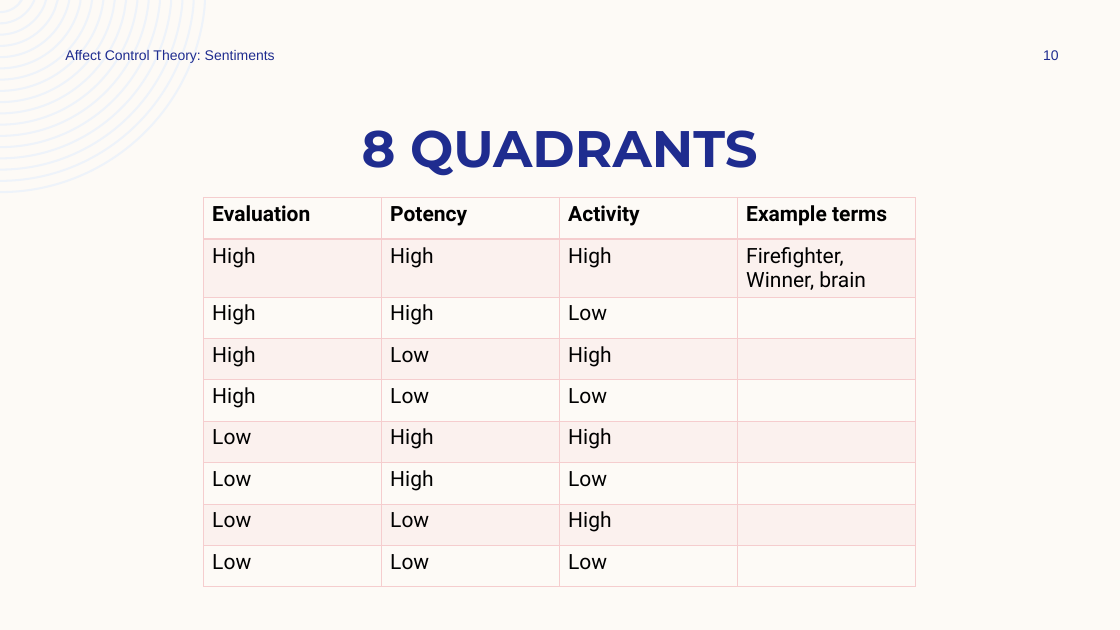
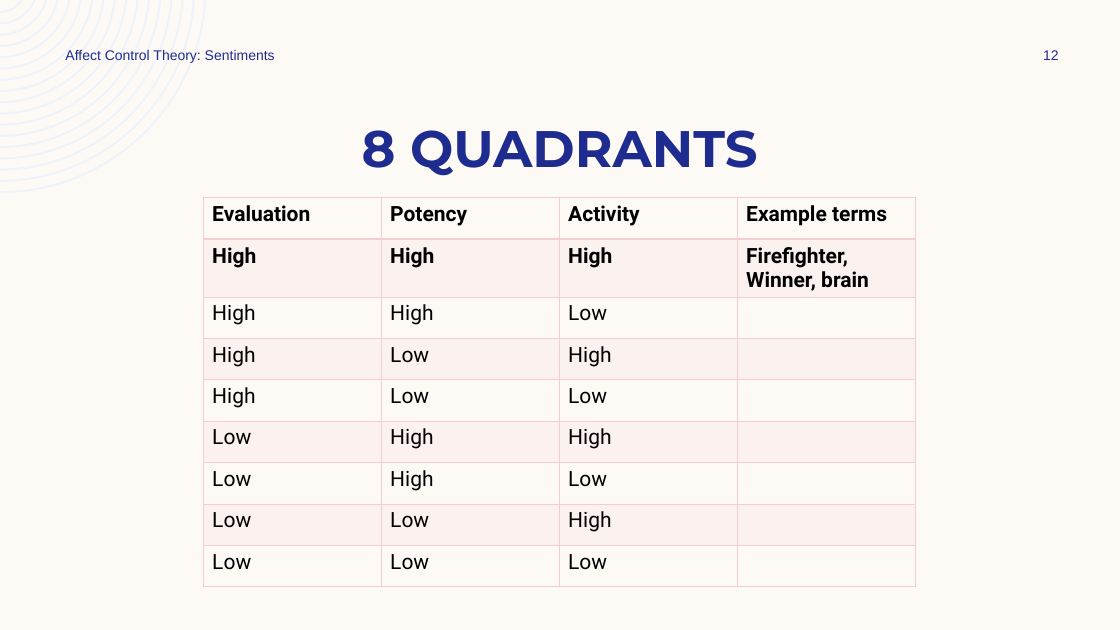
Before and after one commit to ekmaloney/soc490s, a slide deck: slide 12 of slides/jan_26.pptx (slide 10 before the commit). Drawn at 1120x630 pixels with LibreOffice and Linux fonts; fonts in the diff are those of the drawing. Boxes give left, top, right and bottom in pixels: in the first picture for what was removed or moved away, otherwise in the second. Text is boxed around its words. In the diff, an @@ line names an element or a change of style, - is before the commit and + after.

```diff
--- a/slides/jan_26.pptx
+++ b/slides/jan_26.pptx
@@ page number at bbox=[1043, 50, 1059, 60]: text changed @@
-10
+12
@@ table at bbox=[204, 198, 917, 588] @@
@@ bold on in "High", "High", "High", "Firefighter," and 1 more places @@
```
Also in this commit, not shown: 10 other slides changed, 2 slides added, 14 other files.
